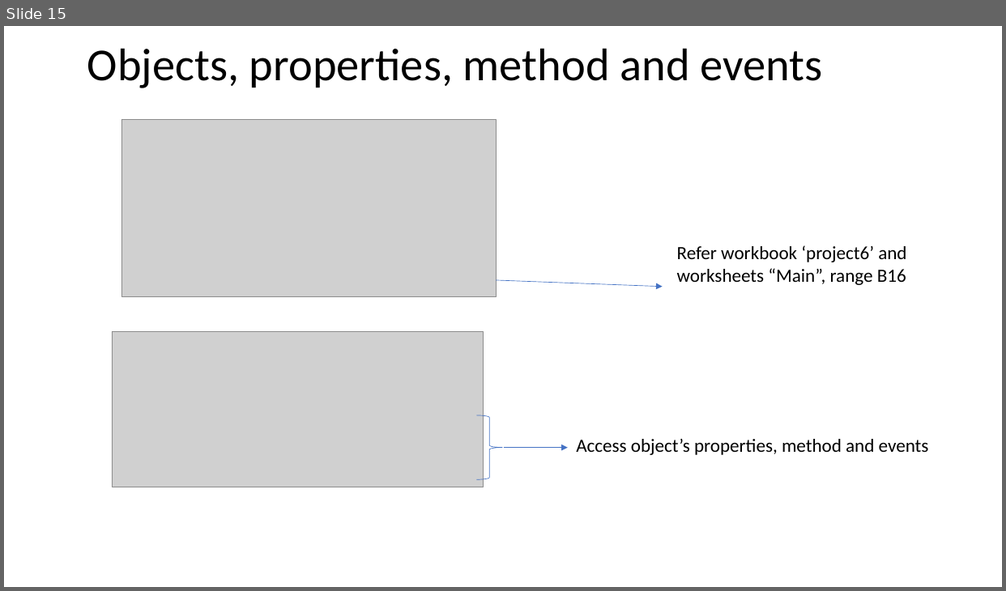
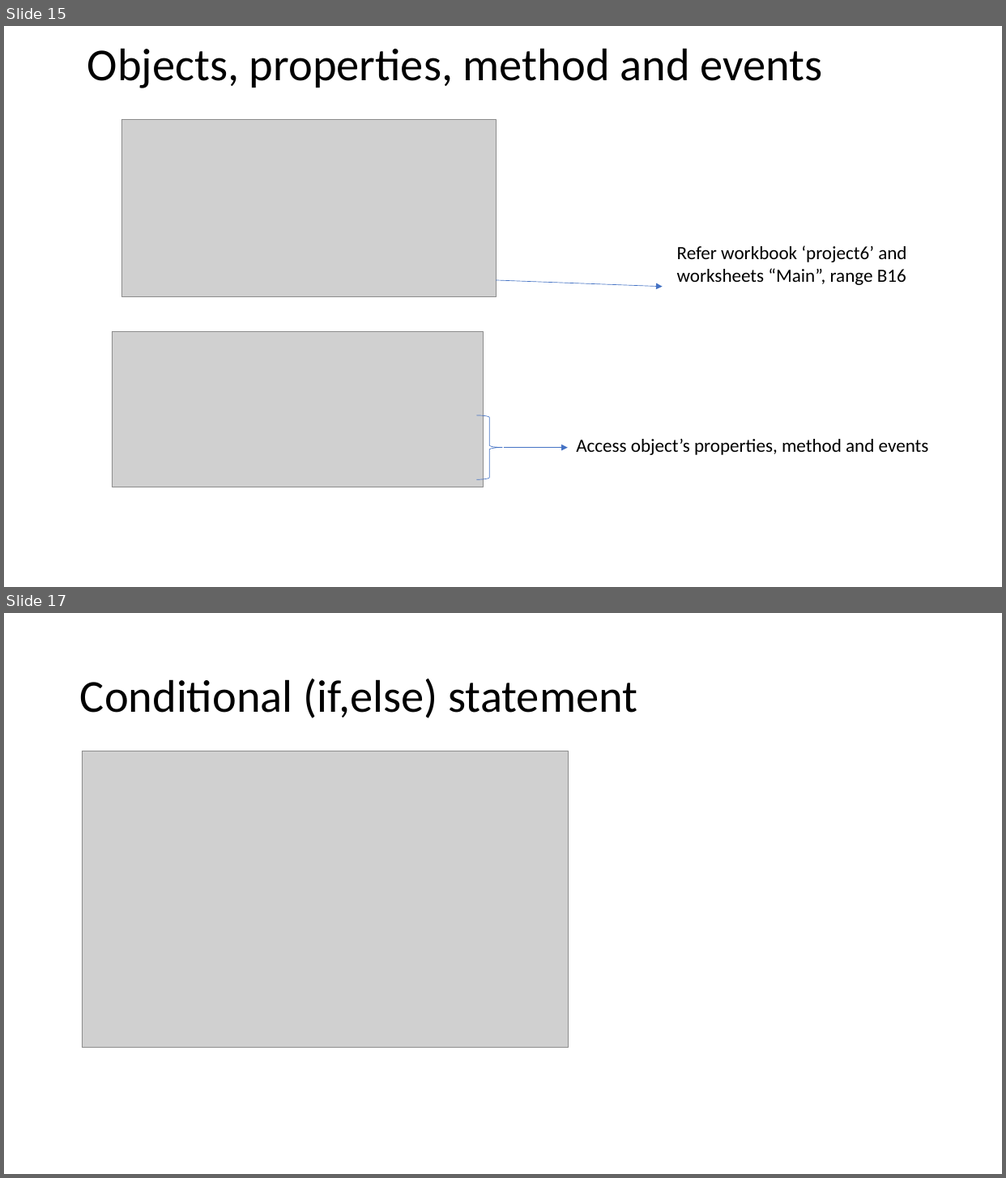
Before and after one commit to liuxu-github-ui/Excel, a slide deck: VBA.pptx. Shown one above the other, each under a label of ours: slide 15 before the commit, slides 15 and 17 after it; the slides between them are not shown. The pictures are 1006x591 and 1006x1178 pixels, drawn with LibreOffice and Linux fonts; fonts in the diff are those of the drawing; grey boxes stand for pictures. Boxes give left, top, right and bottom in pixels: in the first picture for what was removed or moved away, otherwise in the second. Text is boxed around its words. In the diff, an @@ line names an element or a change of style, - is before the commit and + after.

```diff
--- a/VBA.pptx
+++ b/VBA.pptx
@@ slide 17 added at box(4, 613, 1002, 1174), background #FFFFFF @@
@@ title added at box(80, 679, 637, 718), 44 pt, text #000000 @@
+Conditional (if,else) statement
@@ picture added at box(82, 752, 569, 1048) @@
```
Also in this commit, not shown: 2 slides changed, 3 other slides added, 1 slide removed.
